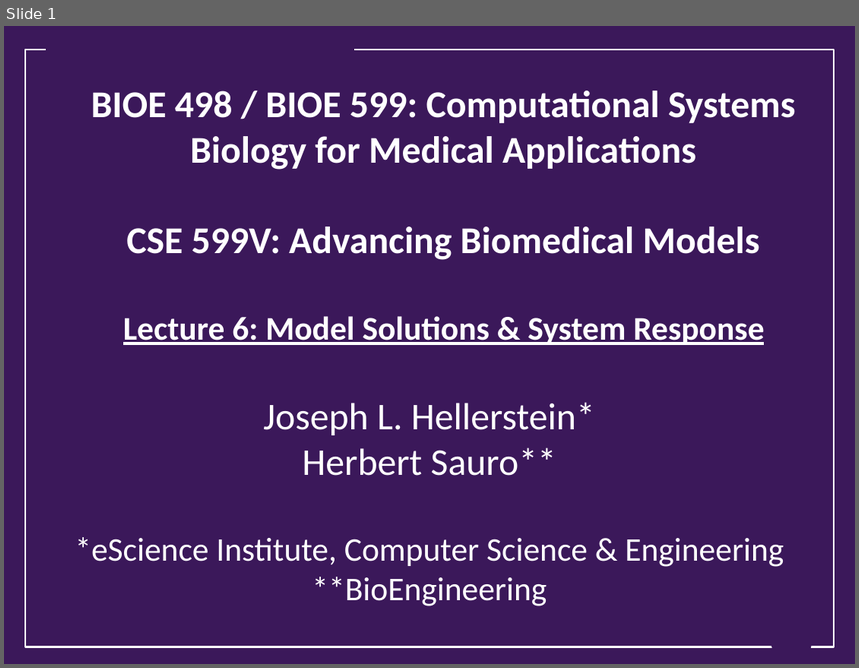
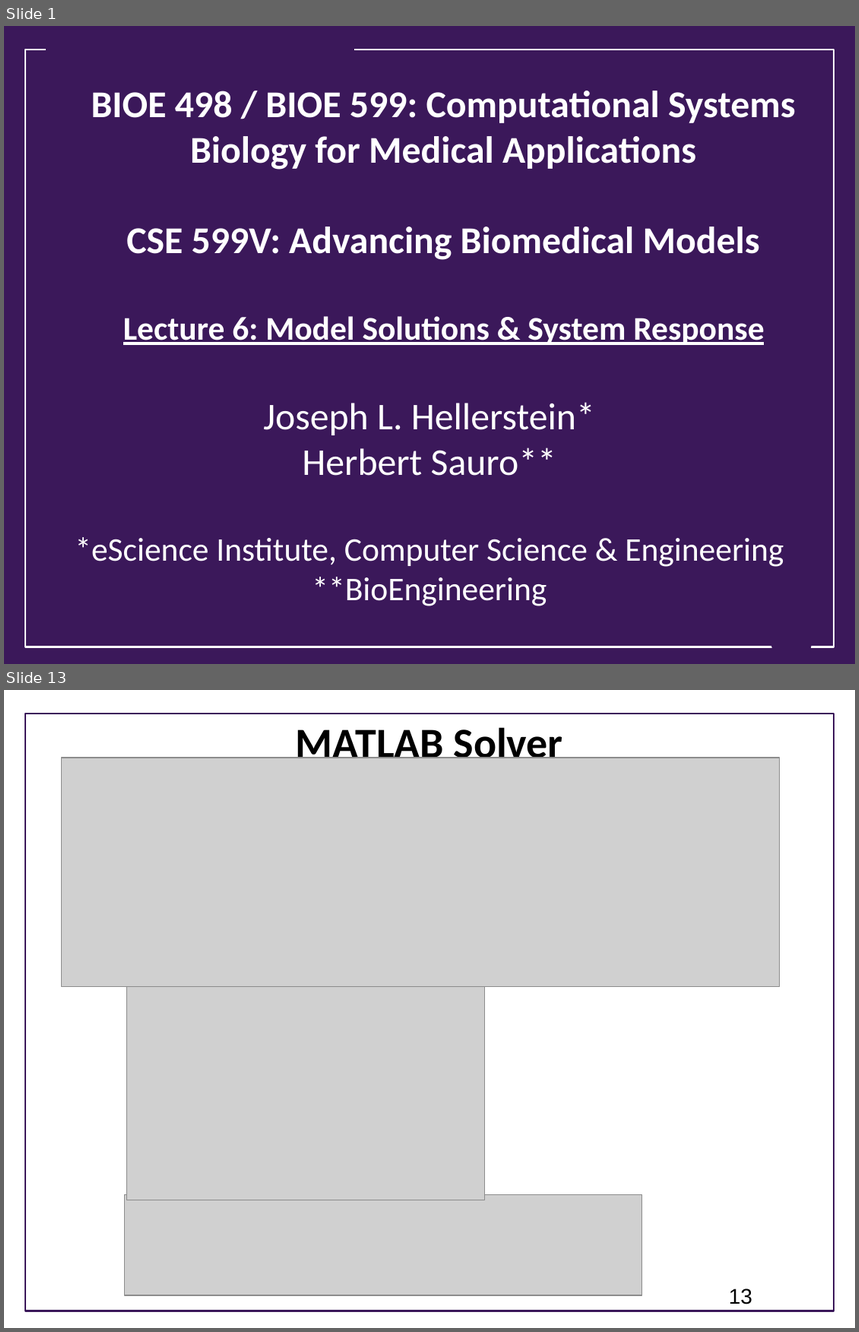
Before and after one commit to ModelEngineering/advancing-biomedical-models, a slide deck: Lectures/Week_2/CSE 599V Lecture 6 - Model Evaluation and System Responses.pptx. Shown one above the other, each under a label of ours: slide 1 before the commit, slides 1 and 13 after it; the slides between them are not shown. The pictures are 859x668 and 859x1332 pixels, drawn with LibreOffice and Linux fonts; fonts in the diff are those of the drawing; grey boxes stand for pictures; background and template pictures are left out. Boxes give left, top, right and bottom in pixels: in the first picture for what was removed or moved away, otherwise in the second. Text is boxed around its words. In the diff, an @@ line names an element or a change of style, - is before the commit and + after.

```diff
--- a/Lectures/Week_2/CSE 599V Lecture 6 - Model Evaluation and System Responses.pptx
+++ b/Lectures/Week_2/CSE 599V Lecture 6 - Model Evaluation and System Responses.pptx
@@ slide 13 added at bbox=[4, 690, 855, 1328], background #FFFFFF @@
@@ rectangle added at bbox=[25, 714, 834, 1312], outline #3B185A 1.75 pt @@
@@ title added at bbox=[296, 722, 563, 758], 36 pt, text #000000, bold @@
+MATLAB Solver
@@ picture added at bbox=[62, 757, 780, 986] @@
@@ picture added at bbox=[126, 987, 485, 1201] @@
@@ picture added at bbox=[125, 1195, 642, 1296] @@
@@ page number added at bbox=[729, 1289, 753, 1305], 18 pt, text #000000 @@
+13
```
Also in this commit, not shown: 4 slides changed, 24 other slides added, 25 slides removed.
